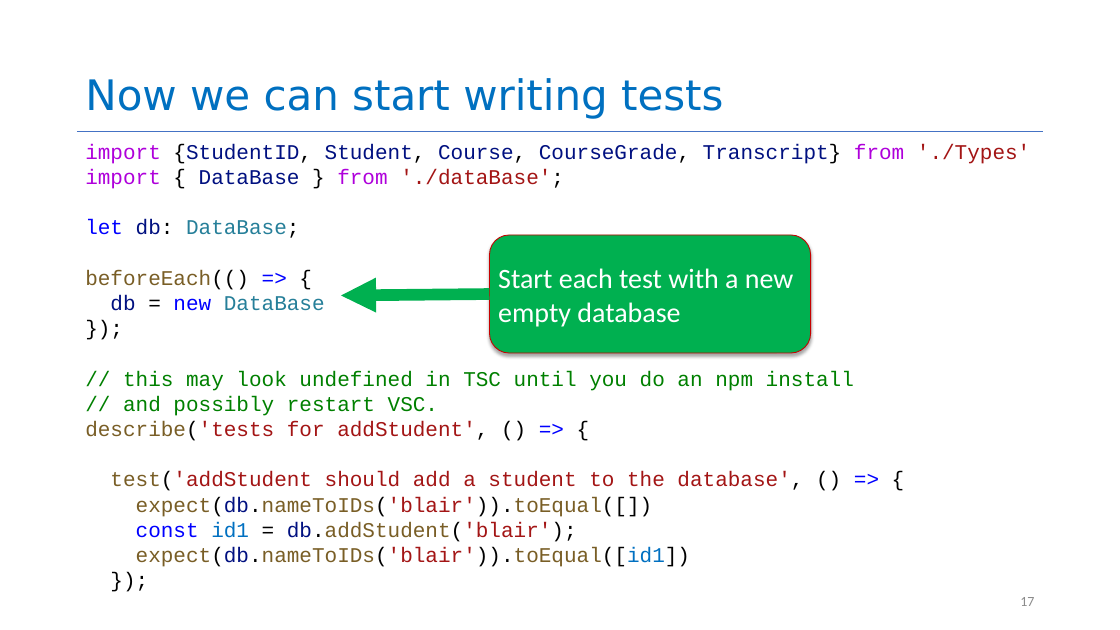
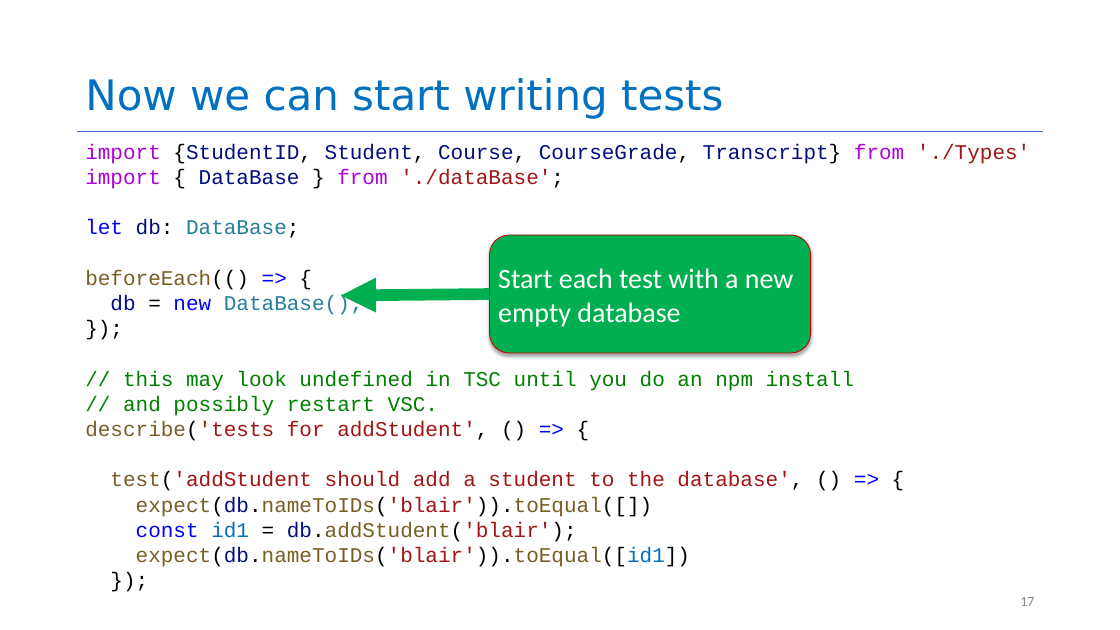
Before and after one commit to neu-se/CS4530-Fall-2022, a slide deck: slide 17 of Slides/Lecture 02 From Requirements to Code.pptx. Drawn at 1120x630 pixels with LibreOffice and Linux fonts; fonts in the diff are those of the drawing. Boxes give left, top, right and bottom in pixels: in the first picture for what was removed or moved away, otherwise in the second. Text is boxed around its words. In the diff, an @@ line names an element or a change of style, - is before the commit and + after.

Commit message:
Fix typos on slides 16 and 17

```diff
--- a/Slides/Lecture 02 From Requirements to Code.pptx
+++ b/Slides/Lecture 02 From Requirements to Code.pptx
@@ text at bbox=[110, 295, 363, 315]: text changed @@
-db = new DataBase
+db = new DataBase();
```
Also in this commit, not shown: 1 other slide changed.
